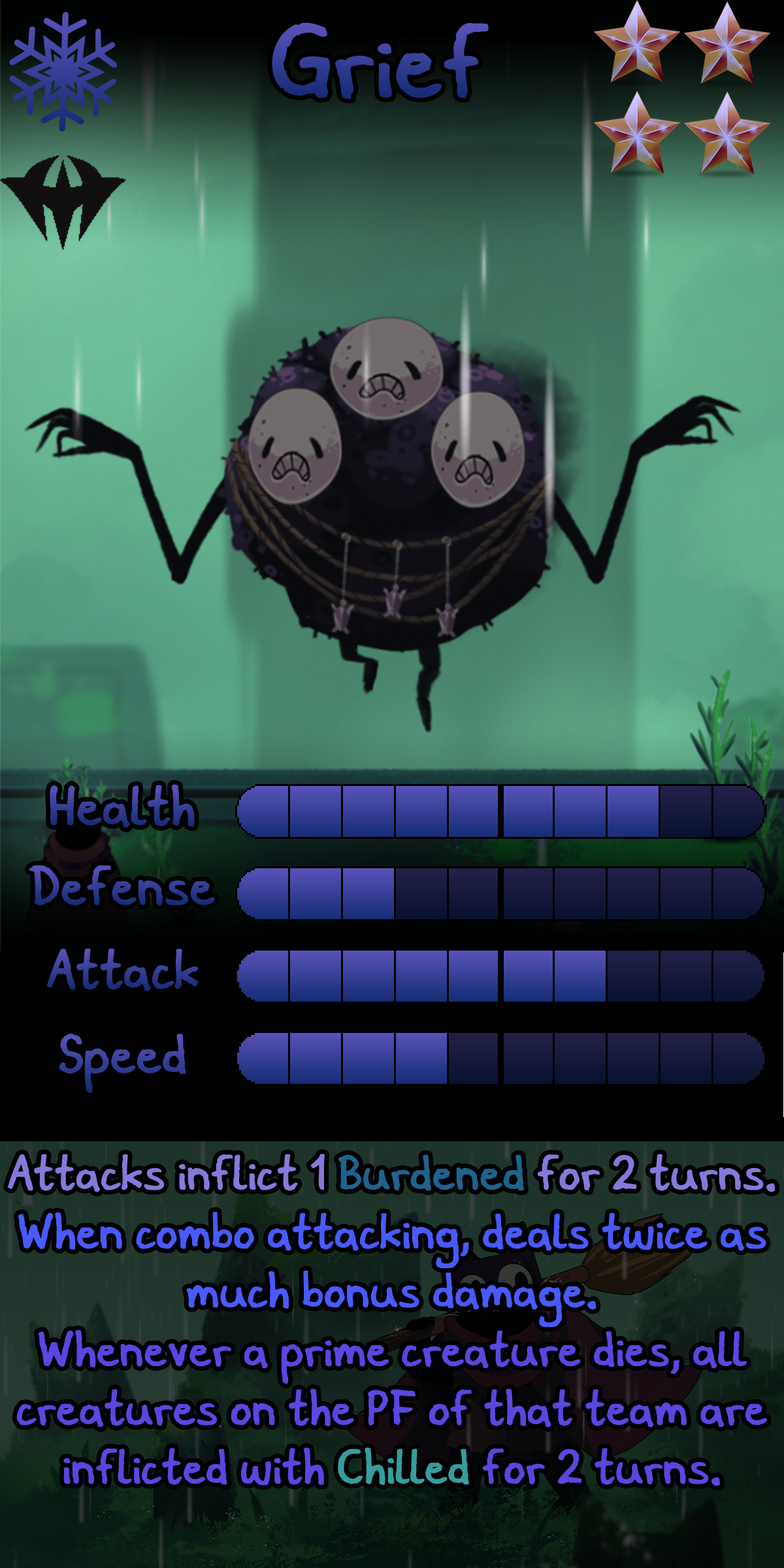
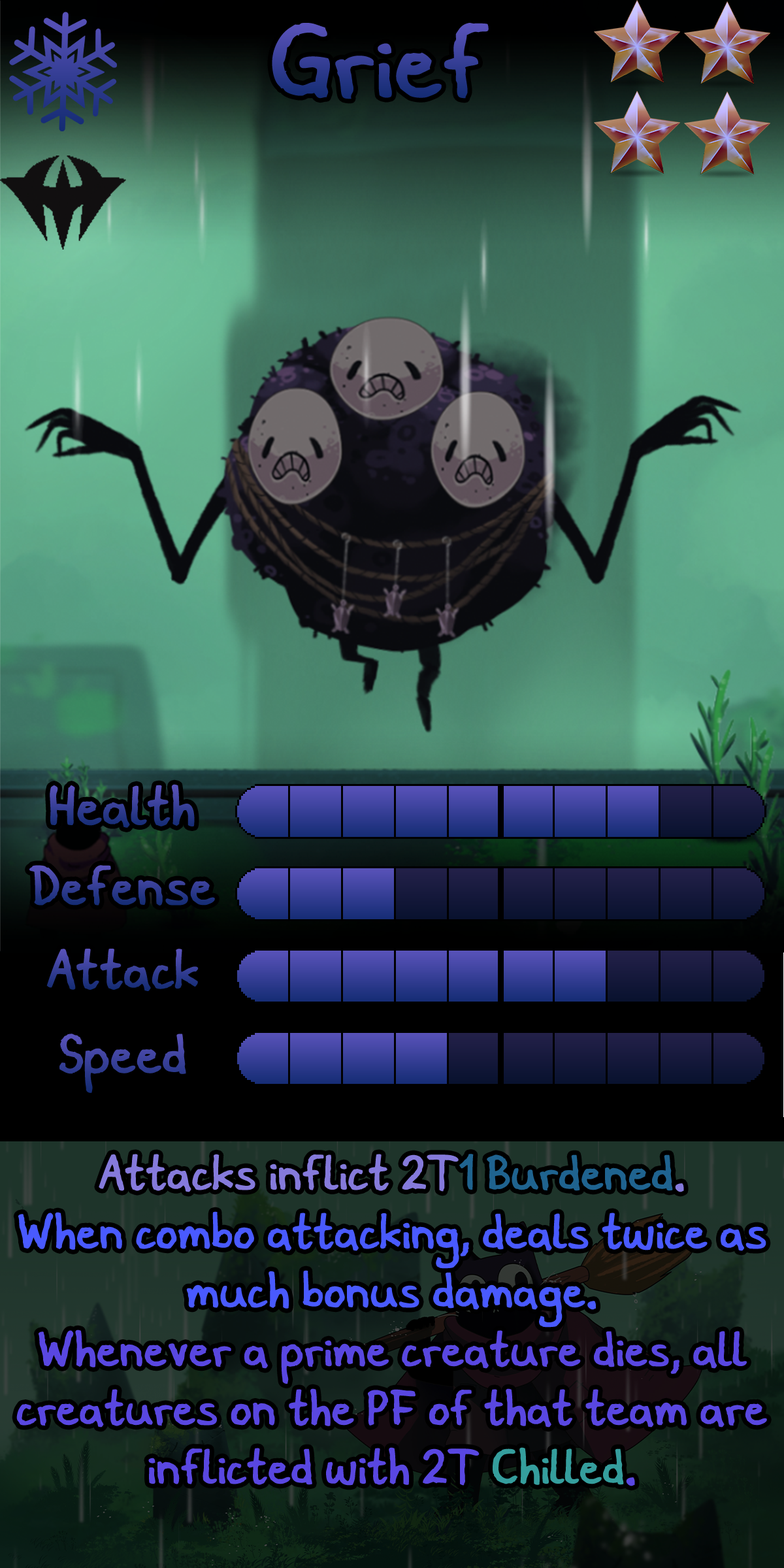
Two versions of the same layered image (784x1568). Layer-by-layer changes:
painted on "Ability" over [7, 1153, 775, 1487]